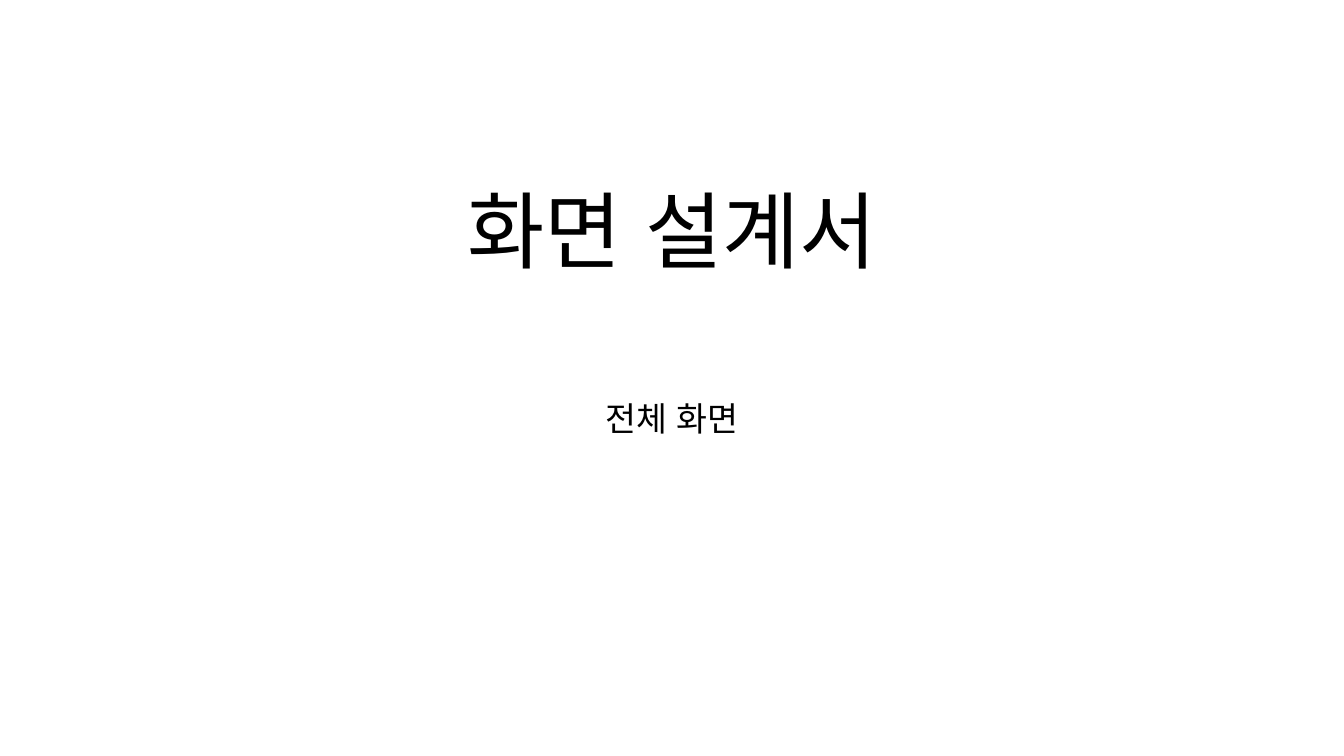
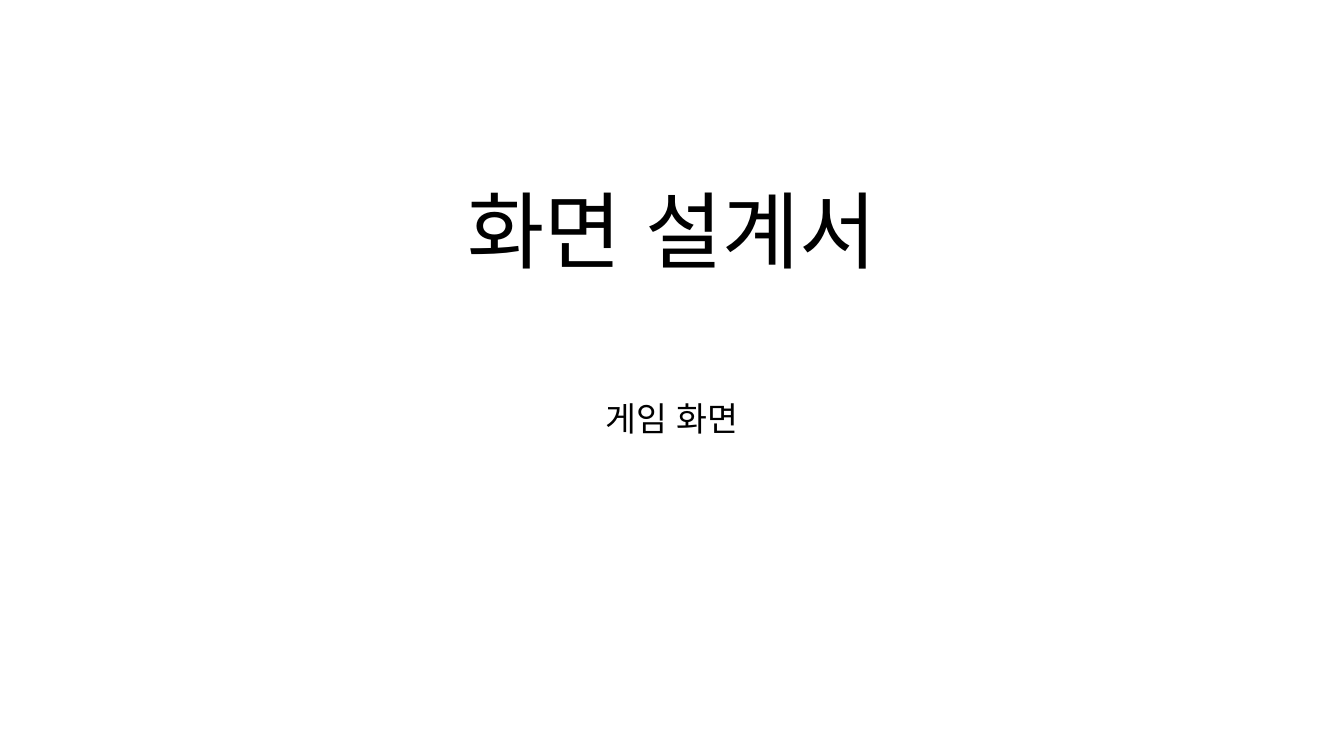
Before and after one commit to minwns11/WarDron, a slide deck: slide 1 of doc/게임화면(문혜원)/화면설계서_게임화면(문혜원).pptx. Drawn at 1344x756 pixels with LibreOffice and Linux fonts; fonts in the diff are those of the drawing. Boxes give left, top, right and bottom in pixels: in the first picture for what was removed or moved away, otherwise in the second. Text is boxed around its words. In the diff, an @@ line names an element or a change of style, - is before the commit and + after.

```diff
--- a/doc/게임화면(문혜원)/화면설계서_게임화면(문혜원).pptx
+++ b/doc/게임화면(문혜원)/화면설계서_게임화면(문혜원).pptx
@@ subtitle at box(605, 403, 739, 434): text changed @@
-전체 화면
+게임 화면
```
Also in this commit, not shown: 2 other slides changed, 2 slides added, 1 slide removed, 6 other files.
